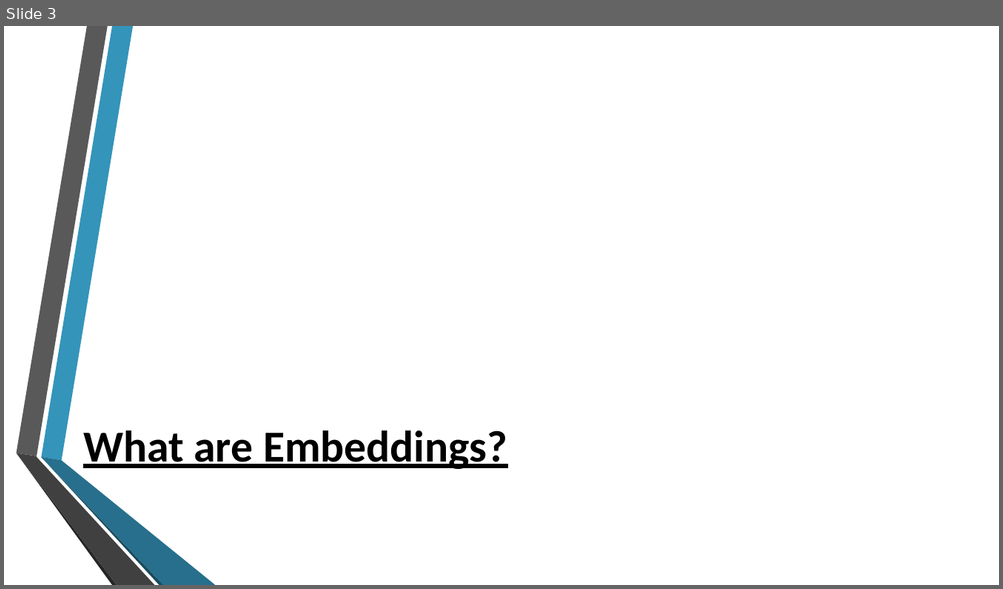
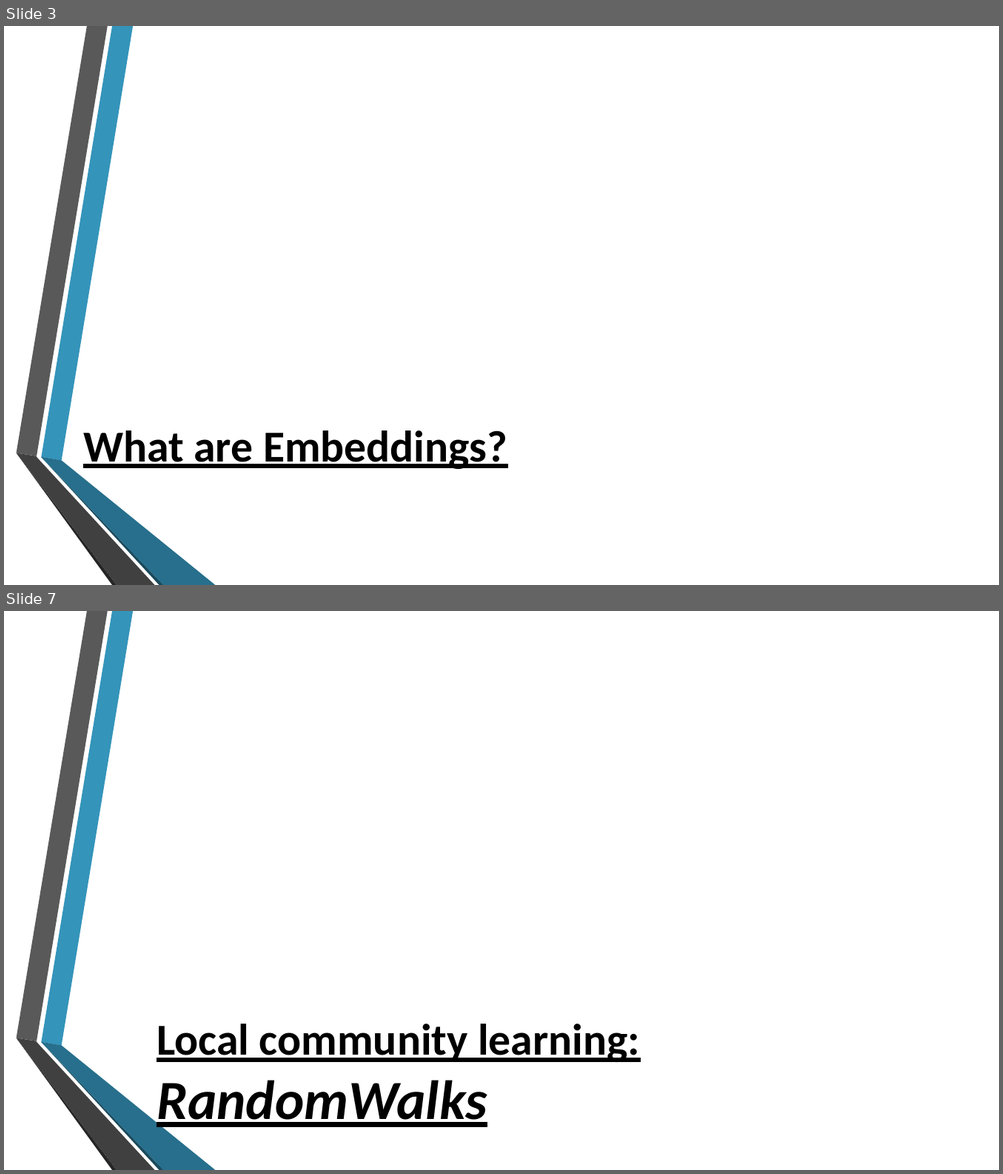
Before and after one commit to Edward326/WalkletsEmbeddings, a slide deck: walklets_embedding/docs/Walklets.pptx. Shown one above the other, each under a label of ours: slide 3 before the commit, slides 3 and 7 after it; the slides between them are not shown. The pictures are 1003x589 and 1003x1174 pixels, drawn with LibreOffice and Linux fonts; fonts in the diff are those of the drawing; background and template pictures are left out. Boxes give left, top, right and bottom in pixels: in the first picture for what was removed or moved away, otherwise in the second. Text is boxed around its words. In the diff, an @@ line names an element or a change of style, - is before the commit and + after.

```diff
--- a/walklets_embedding/docs/Walklets.pptx
+++ b/walklets_embedding/docs/Walklets.pptx
@@ slide 7 added at box(4, 611, 999, 1170), background picture (left out); not listed: 6 template elements that a slide beside it also shows @@
@@ title added at box(156, 1024, 640, 1132), 32 pt, text #000000, bold, underline @@
+Local community learning: RandomWalks
```
Also in this commit, not shown: 3 slides changed, 18 other slides added.
